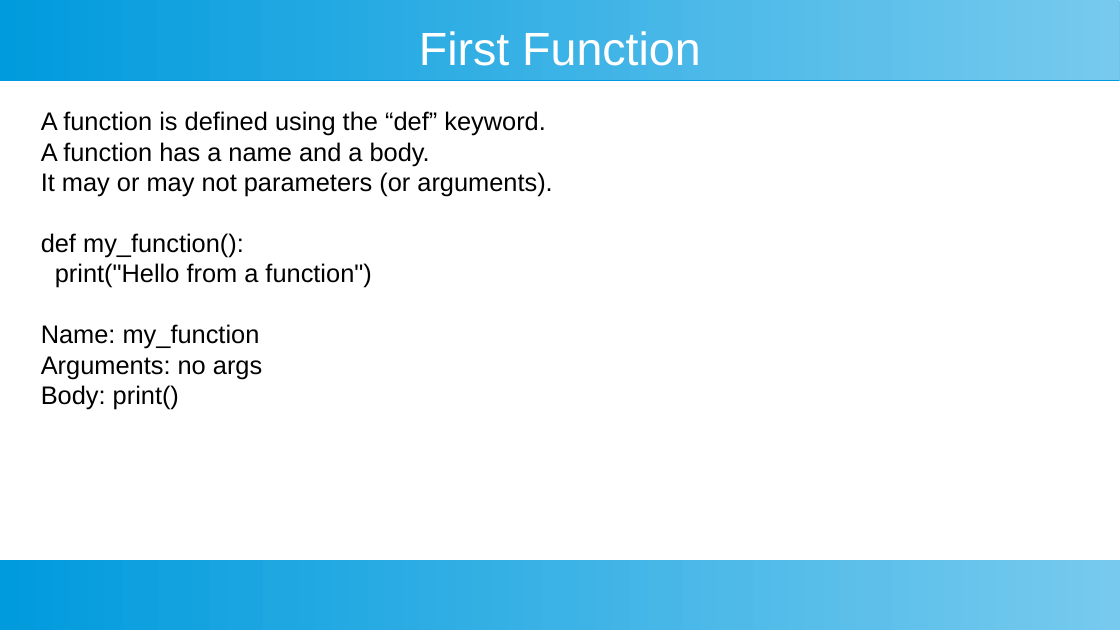
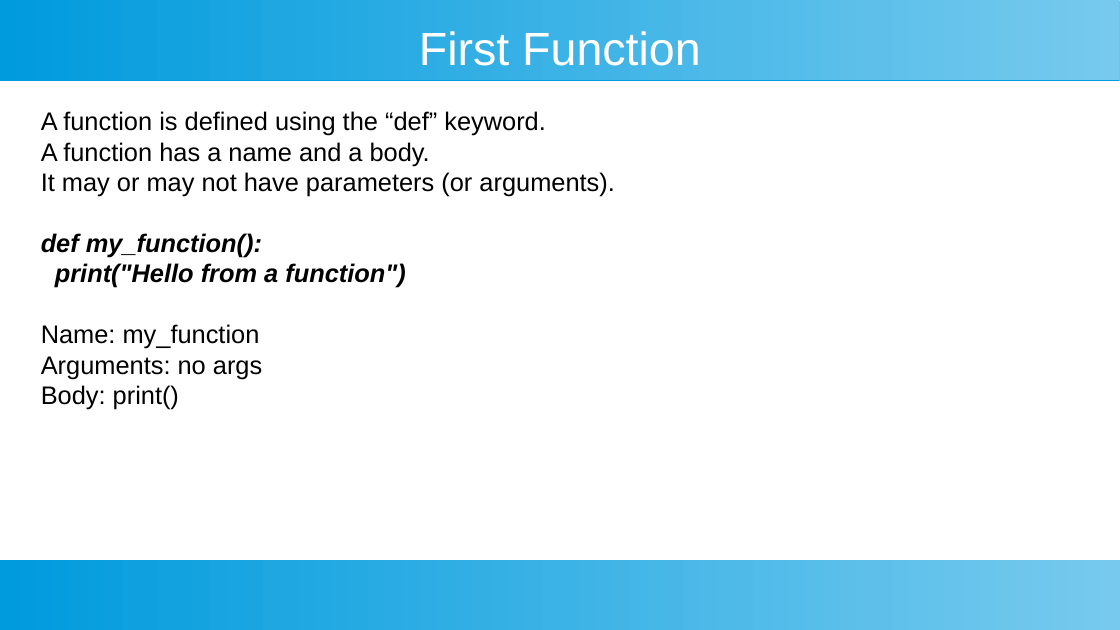
Before and after one commit to ashishjain1547/public_lessons_in_python, a slide deck: slide 3 of Ch 18 - Functions/Functions.odp. Drawn at 1120x630 pixels with LibreOffice and Linux fonts; fonts in the diff are those of the drawing. Boxes give left, top, right and bottom in pixels: in the first picture for what was removed or moved away, otherwise in the second. Text is boxed around its words. In the diff, an @@ line names an element or a change of style, - is before the commit and + after.

```diff
--- a/Ch 18 - Functions/Functions.odp
+++ b/Ch 18 - Functions/Functions.odp
@@ text at (41, 172, 614, 197): text changed @@
-It may or may not parameters (or arguments).
+It may or may not have parameters (or arguments).
@@ text at (41, 233, 406, 288): bold on, italic on in "def my_function():", "print("Hello from a function")" @@
```
Also in this commit, not shown: 2 other slides changed, 2 slides added, 23 other files.
